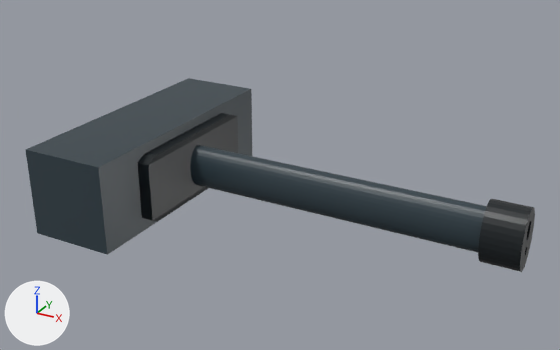
Renders of the FBX model Assets/Model/MOD_Cannon.fbx from each side of a commit.
Before and after are seen from a 50 mm lens placed at (5.55, -6.91, 3.56), pointed at (1.78, -0.05, 0.13). Every picture has the same lights, and +X, +Y and +Z are marked at lower left. Where no turn or scale is listed for an object, it has been applied to the vertices.

The first picture shows 'Barrel', 'Barrel_Tip', 'Body', 'Guard'.
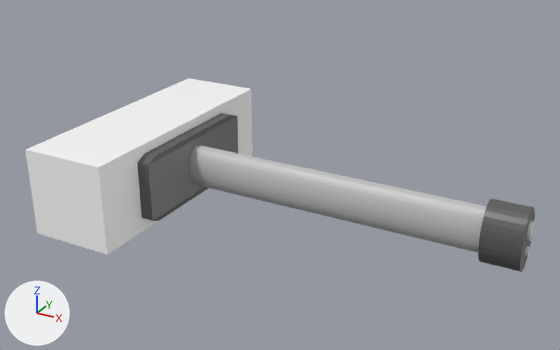
Patch to the scene script:
```diff
--- a/Assets/Model/MOD_Cannon.fbx.py
+++ b/Assets/Model/MOD_Cannon.fbx.py
@@ mat_highlights @@
+mat_highlights = principled_material('Highlights')
+mat_highlights.base_color = (0.105, 0.105, 0.105)  # dark grey #5b5b5b
+mat_highlights.roughness = 0.4
@@ mat_maincolor @@
+mat_maincolor = principled_material('MainColor')
+mat_maincolor.base_color = (1.0, 1.0, 1.0)  # white #ffffff
+mat_maincolor.roughness = 0.4
@@ mat_secondaycolor @@
+mat_secondaycolor = principled_material('SecondayColor')
+mat_secondaycolor.base_color = (0.527, 0.527, 0.527)  # light grey #c0c0c0
+mat_secondaycolor.roughness = 0.4
@@ me_cylinder_003 @@
 me_cylinder_003.from_pydata(...)  # 193 vertices, 102 faces; spans x -0.2..0.2, y -0.25..0.25, z -0.33..0.33
-me_cylinder_003.materials.append(mat_ultradarkblue)  # black #151c20
+me_cylinder_003.materials.append(mat_highlights)  # dark grey #5b5b5b
@@ me_cube_002 @@
 me_cube_002.from_pydata(...)  # 16 vertices, 14 faces; spans x -0.08..0.08, y -0.9..0.9, z -0.39..0.39
-me_cube_002.materials.append(mat_ultradarkblue)  # black #151c20
+me_cube_002.materials.append(mat_highlights)  # dark grey #5b5b5b
@@ me_cube @@
 me_cube.from_pydata(...)  # 8 vertices, 6 faces; spans x -0.5..0.5, y -1.5..1.5, z -0.5..0.5
-me_cube.materials.append(mat_darkblue)  # dark blue #2f3e46
+me_cube.materials.append(mat_maincolor)  # white #ffffff
@@ me_cylinder_008 @@
 me_cylinder_008.from_pydata(...)  # 64 vertices, 34 faces; spans x -2.5..0.92, y -0.15..0.15, z -0.25..0.25
-me_cylinder_008.materials.append(mat_darkblue)  # dark blue #2f3e46
+me_cylinder_008.materials.append(mat_secondaycolor)  # light grey #c0c0c0
@@ me_cylinder_001 @@
+me_cylinder_001.from_pydata(...)  # a 32-sided cylinder along x spanning x -0.18..0.18, y -0.075..0.075, z -0.1..0.1
@@ ob_hole_1 @@
+ob_hole_1 = bpy.data.objects.new('Hole_1', me_cylinder_001)
+ob_hole_1.location = (4.309, 0.0, 0.1)
```

Pixel boxes (x1, y1, x2, y2) of what changed, in the pictures (560 x 350 px):
'Body', recoloured
    both: (26, 78, 252, 255)
'Barrel', recoloured
    both: (190, 145, 487, 252)
'Guard', recoloured
    both: (137, 113, 238, 221)
'Barrel_Tip', recoloured (black to grey)
    both: (478, 199, 535, 272)
'Hole_1', added
    after: (527, 221, 534, 241)
